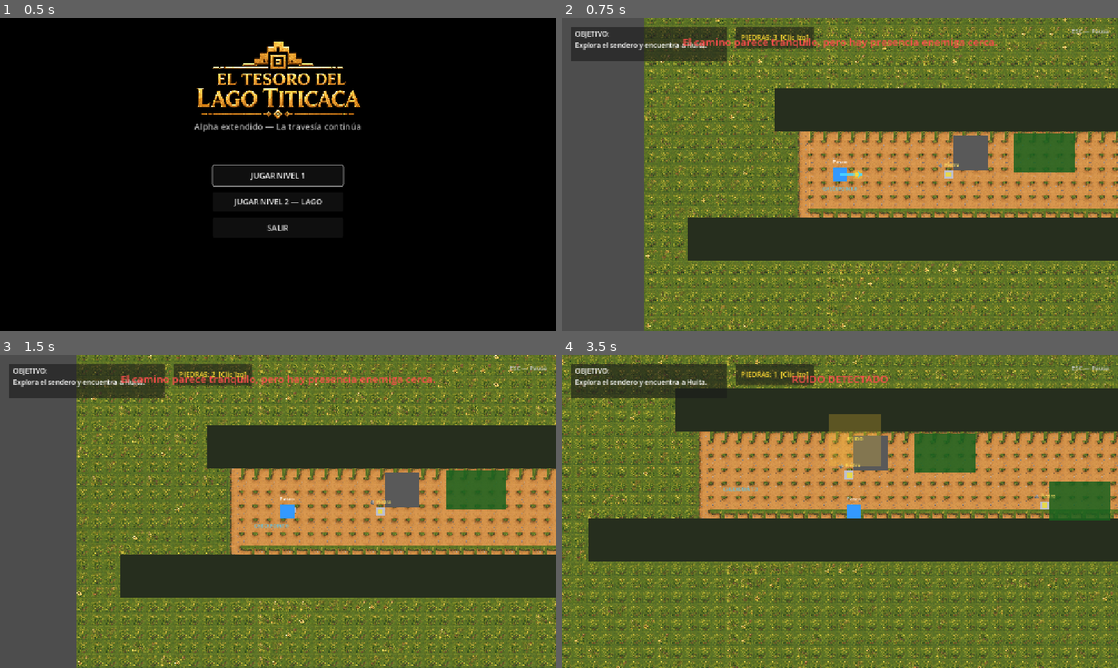
Above: before the commit, frames 1-4 (two rows, left to right).
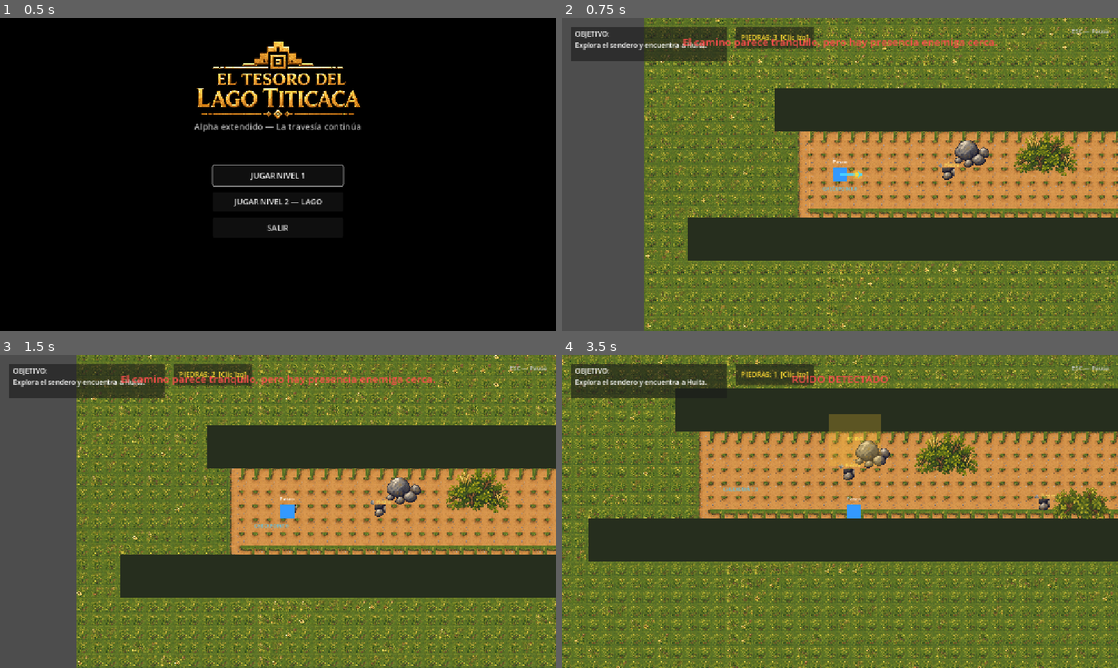
Above: after the commit, the same moments.

Repository: JHAMILCALI/El-tesoro-del-lago-titicaca-Game
Game: Godot game, scene res://scenes/main/MainMenu.tscn
The game is run twice, just before and just after one commit, with the same random seed, the same clock (stepped at 60 frames per second) and the same inputs. Video files are missing from this copy of the repository; at most half a second of black plays in their place. Sound files missing from this copy of the repository are replaced by a short silence.
Inputs (mouse positions are in pixels of both pictures, inside the frame that each line leads up to):
- Up to frame 1 (0.5 s): no input
- Up to frame 2 (0.75 s): click "JUGAR NIVEL 1" at 0.5 s
- Up to frame 3 (1.5 s): tap Enter (ui_accept) at 1.25 s; move the mouse to (400, 495) at 1.27 s; hold D (move_right) from 1.28 s (still down); hold E (interact) from 1.28 s (still down); click (400, 495) at 1.42 s
- Up to frame 4 (3.5 s): tap Enter (ui_accept) at 1.52, 2.27 s; move the mouse to (728, 527) at 2.02 s; release D (move_right) at 2.03 s; release E (interact) at 2.03 s; hold S (move_down) 2.03-2.78 s; tap Shift (run) at 2.1 s; move the mouse to (895, 442) at 2.77 s; press the mouse at (895, 442) at 2.78 s; hold D (move_right) from 2.78 s (still down)

Frame 1 is identical in both runs. In frame 2, 2.0% of the frame differs, in the area x 68-93%, y 36-52%; in frame 3, 1.9%; in frame 4, 3.3%, in the area x 50-99%, y 25-53%.

Commit message:
Add texture import configuration for "piedra 2" tile
- Created a new import file for the "piedra 2.png" texture.
- Configured texture compression settings and metadata.
- Set up dependencies for source and destination files.

Diff:
--- a/scenes/levels/Level01_Convoy.tscn
+++ b/scenes/levels/Level01_Convoy.tscn
@@ -9,6 +9,10 @@
 [ext_resource type="PackedScene" path="res://scenes/levels/HouseInterior.tscn" id="7_house"]
 [ext_resource type="PackedScene" path="res://scenes/objects/PickableStone.tscn" id="8_stone_pickup"]
 [ext_resource type="PackedScene" path="res://scenes/levels/Level01TerrainVisual.tscn" id="9_terrain_visual"]
+[ext_resource type="Texture2D" path="res://assets/tiles/piedra 1.png" id="10_rocks"]
+[ext_resource type="Texture2D" path="res://assets/tiles/piedra 2.png" id="11_rock_barrier"]
+[ext_resource type="Texture2D" path="res://assets/tiles/arbusto 1.png" id="12_bushes_01"]
+[ext_resource type="Texture2D" path="res://assets/tiles/arbusto 2.png" id="13_bushes_02"]
 
 [sub_resource type="RectangleShape2D" id="RectangleShape2D_top_wall_left"]
 size = Vector2(1500, 100)
@@ -33,6 +37,46 @@
 
 [sub_resource type="RectangleShape2D" id="RectangleShape2D_hide_zone"]
 size = Vector2(140, 90)
+
+[sub_resource type="AtlasTexture" id="AtlasTexture_rock_01"]
+atlas = ExtResource("10_rocks")
+region = Rect2(0, 0, 543, 724)
+
+[sub_resource type="AtlasTexture" id="AtlasTexture_rock_02"]
+atlas = ExtResource("10_rocks")
+region = Rect2(543, 0, 543, 724)
+
+[sub_resource type="AtlasTexture" id="AtlasTexture_rock_03"]
+atlas = ExtResource("10_rocks")
+region = Rect2(1086, 0, 543, 724)
+
+[sub_resource type="AtlasTexture" id="AtlasTexture_rock_04"]
+atlas = ExtResource("10_rocks")
+region = Rect2(1629, 0, 543, 724)
+
+[sub_resource type="AtlasTexture" id="AtlasTexture_bush_01_a"]
+atlas = ExtResource("12_bushes_01")
+region = Rect2(0, 0, 724, 724)
+
+[sub_resource type="AtlasTexture" id="AtlasTexture_bush_01_b"]
+atlas = ExtResource("12_bushes_01")
+region = Rect2(724, 0, 724, 724)
+
+[sub_resource type="AtlasTexture" id="AtlasTexture_bush_01_c"]
+atlas = ExtResource("12_bushes_01")
+region = Rect2(1448, 0, 724, 724)
+
+[sub_resource type="AtlasTexture" id="AtlasTexture_bush_02_a"]
+atlas = ExtResource("13_bushes_02")
+region = Rect2(0, 0, 724, 724)
+
+[sub_resource type="AtlasTexture" id="AtlasTexture_bush_02_b"]
+atlas = ExtResource("13_bushes_02")
+region = Rect2(724, 0, 724, 724)
+
+[sub_resource type="AtlasTexture" id="AtlasTexture_bush_02_c"]
+atlas = ExtResource("13_bushes_02")
+region = Rect2(1448, 0, 724, 724)
 
 [node name="Level01_Convoy" type="Node2D" unique_id=902698703]
 script = ExtResource("1_level")
@@ -188,7 +232,13 @@
 [node name="CollisionShape2D" type="CollisionShape2D" parent="Boundaries/RockBarrierNorth" unique_id=2095661933]
 shape = SubResource("RectangleShape2D_north_gate")
 
+[node name="RockSprite" type="Sprite2D" parent="Boundaries/RockBarrierNorth"]
+texture_filter = 1
+texture = ExtResource("11_rock_barrier")
+scale = Vector2(0.13, 0.13)
+
 [node name="ColorRect" type="ColorRect" parent="Boundaries/RockBarrierNorth" unique_id=1310333076]
+visible = false
 offset_left = -110.0
 offset_top = -55.0
 offset_right = 110.0
@@ -211,7 +261,13 @@
 [node name="CollisionShape2D" type="CollisionShape2D" parent="Boundaries/ObstacleRock1" unique_id=850729798]
 shape = SubResource("RectangleShape2D_obstacle")
 
+[node name="RockSprite" type="Sprite2D" parent="Boundaries/ObstacleRock1"]
+texture_filter = 1
+texture = SubResource("AtlasTexture_rock_01")
+scale = Vector2(0.18, 0.18)
+
 [node name="ColorRect" type="ColorRect" parent="Boundaries/ObstacleRock1" unique_id=1101123631]
+visible = false
 offset_left = -40.0
 offset_top = -40.0
 offset_right = 40.0
@@ -224,7 +280,13 @@
 [node name="CollisionShape2D" type="CollisionShape2D" parent="Boundaries/ObstacleRock2" unique_id=1383854007]
 shape = SubResource("RectangleShape2D_obstacle")
 
+[node name="RockSprite" type="Sprite2D" parent="Boundaries/ObstacleRock2"]
+texture_filter = 1
+texture = SubResource("AtlasTexture_rock_02")
+scale = Vector2(0.18, 0.18)
+
 [node name="ColorRect" type="ColorRect" parent="Boundaries/ObstacleRock2" unique_id=1813846758]
+visible = false
 offset_left = -40.0
 offset_top = -40.0
 offset_right = 40.0
@@ -237,7 +299,13 @@
 [node name="CollisionShape2D" type="CollisionShape2D" parent="Boundaries/ObstacleRock3" unique_id=53212740]
 shape = SubResource("RectangleShape2D_obstacle")
 
+[node name="RockSprite" type="Sprite2D" parent="Boundaries/ObstacleRock3"]
+texture_filter = 1
+texture = SubResource("AtlasTexture_rock_03")
+scale = Vector2(0.18, 0.18)
+
 [node name="ColorRect" type="ColorRect" parent="Boundaries/ObstacleRock3" unique_id=1975693581]
+visible = false
 offset_left = -40.0
 offset_top = -40.0
 offset_right = 40.0
@@ -250,7 +318,13 @@
 [node name="CollisionShape2D" type="CollisionShape2D" parent="Boundaries/ObstacleRock4" unique_id=20301391]
 shape = SubResource("RectangleShape2D_obstacle")
 
+[node name="RockSprite" type="Sprite2D" parent="Boundaries/ObstacleRock4"]
+texture_filter = 1
+texture = SubResource("AtlasTexture_rock_04")
+scale = Vector2(0.18, 0.18)
+
 [node name="ColorRect" type="ColorRect" parent="Boundaries/ObstacleRock4" unique_id=2029109873]
+visible = false
 offset_left = -40.0
 offset_top = -40.0
 offset_right = 40.0
@@ -355,7 +429,14 @@
 [node name="CollisionShape2D" type="CollisionShape2D" parent="Areas/HideZone1" unique_id=1331386588]
 shape = SubResource("RectangleShape2D_hide_zone")
 
+[node name="BushSprite" type="Sprite2D" parent="Areas/HideZone1"]
+z_index = 11
+texture_filter = 1
+texture = SubResource("AtlasTexture_bush_01_a")
+scale = Vector2(0.22, 0.22)
+
 [node name="ColorRect" type="ColorRect" parent="Areas/HideZone1" unique_id=232089446]
+visible = false
 offset_left = -70.0
 offset_top = -45.0
 offset_right = 70.0
@@ -370,7 +451,14 @@
 [node name="CollisionShape2D" type="CollisionShape2D" parent="Areas/HideZone2" unique_id=308801563]
 shape = SubResource("RectangleShape2D_hide_zone")
 
+[node name="BushSprite" type="Sprite2D" parent="Areas/HideZone2"]
+z_index = 11
+texture_filter = 1
+texture = SubResource("AtlasTexture_bush_02_a")
+scale = Vector2(0.22, 0.22)
+
 [node name="ColorRect" type="ColorRect" parent="Areas/HideZone2" unique_id=1904607162]
+visible = false
 offset_left = -70.0
 offset_top = -45.0
 offset_right = 70.0
@@ -385,7 +473,14 @@
 [node name="CollisionShape2D" type="CollisionShape2D" parent="Areas/HideZone3" unique_id=384640596]
 shape = SubResource("RectangleShape2D_hide_zone")
 
+[node name="BushSprite" type="Sprite2D" parent="Areas/HideZone3"]
+z_index = 11
+texture_filter = 1
+texture = SubResource("AtlasTexture_bush_01_b")
+scale = Vector2(0.22, 0.22)
+
 [node name="ColorRect" type="ColorRect" parent="Areas/HideZone3" unique_id=376465000]
+visible = false
 offset_left = -70.0
 offset_top = -45.0
 offset_right = 70.0
@@ -400,7 +495,14 @@
 [node name="CollisionShape2D" type="CollisionShape2D" parent="Areas/HideZone4" unique_id=332504192]
 shape = SubResource("RectangleShape2D_hide_zone")
 
+[node name="BushSprite" type="Sprite2D" parent="Areas/HideZone4"]
+z_index = 11
+texture_filter = 1
+texture = SubResource("AtlasTexture_bush_02_b")
+scale = Vector2(0.22, 0.22)
+
 [node name="ColorRect" type="ColorRect" parent="Areas/HideZone4" unique_id=499005070]
+visible = false
 offset_left = -70.0
 offset_top = -45.0
 offset_right = 70.0
@@ -415,7 +517,14 @@
 [node name="CollisionShape2D" type="CollisionShape2D" parent="Areas/HideZone5" unique_id=1179997929]
 shape = SubResource("RectangleShape2D_hide_zone")
 
+[node name="BushSprite" type="Sprite2D" parent="Areas/HideZone5"]
+z_index = 11
+texture_filter = 1
+texture = SubResource("AtlasTexture_bush_01_c")
+scale = Vector2(0.22, 0.22)
+
 [node name="ColorRect" type="ColorRect" parent="Areas/HideZone5" unique_id=1569753765]
+visible = false
 offset_left = -70.0
 offset_top = -45.0
 offset_right = 70.0
@@ -430,7 +539,14 @@
 [node name="CollisionShape2D" type="CollisionShape2D" parent="Areas/HideZone6" unique_id=534375610]
 shape = SubResource("RectangleShape2D_hide_zone")
 
+[node name="BushSprite" type="Sprite2D" parent="Areas/HideZone6"]
+z_index = 11
+texture_filter = 1
+texture = SubResource("AtlasTexture_bush_02_c")
+scale = Vector2(0.22, 0.22)
+
 [node name="ColorRect" type="ColorRect" parent="Areas/HideZone6" unique_id=38763209]
+visible = false
 offset_left = -70.0
 offset_top = -45.0
 offset_right = 70.0
@@ -445,7 +561,14 @@
 [node name="CollisionShape2D" type="CollisionShape2D" parent="Areas/HideZoneNorth1" unique_id=2014134283]
 shape = SubResource("RectangleShape2D_hide_zone")
 
+[node name="BushSprite" type="Sprite2D" parent="Areas/HideZoneNorth1"]
+z_index = 11
+texture_filter = 1
+texture = SubResource("AtlasTexture_bush_02_b")
+scale = Vector2(0.22, 0.22)
+
 [node name="ColorRect" type="ColorRect" parent="Areas/HideZoneNorth1" unique_id=1466034923]
+visible = false
 offset_left = -70.0
 offset_top = -45.0
 offset_right = 70.0
@@ -460,7 +583,14 @@
 [node name="CollisionShape2D" type="CollisionShape2D" parent="Areas/HideZoneNorth2" unique_id=405835210]
 shape = SubResource("RectangleShape2D_hide_zone")
 
+[node name="BushSprite" type="Sprite2D" parent="Areas/HideZoneNorth2"]
+z_index = 11
+texture_filter = 1
+texture = SubResource("AtlasTexture_bush_01_a")
+scale = Vector2(0.22, 0.22)
+
 [node name="ColorRect" type="ColorRect" parent="Areas/HideZoneNorth2" unique_id=429662969]
+visible = false
 offset_left = -70.0
 offset_top = -45.0
 offset_right = 70.0
@@ -475,7 +605,14 @@
 [node name="CollisionShape2D" type="CollisionShape2D" parent="Areas/HideZoneNorth3" unique_id=1900655565]
 shape = SubResource("RectangleShape2D_hide_zone")
 
+[node name="BushSprite" type="Sprite2D" parent="Areas/HideZoneNorth3"]
+z_index = 11
+texture_filter = 1
+texture = SubResource("AtlasTexture_bush_02_c")
+scale = Vector2(0.22, 0.22)
+
 [node name="ColorRect" type="ColorRect" parent="Areas/HideZoneNorth3" unique_id=1771429623]
+visible = false
 offset_left = -70.0
 offset_top = -45.0
 offset_right = 70.0
--- a/scenes/objects/PickableStone.tscn
+++ b/scenes/objects/PickableStone.tscn
@@ -1,9 +1,14 @@
-[gd_scene load_steps=3 format=3]
+[gd_scene load_steps=5 format=3]
 
 [ext_resource type="Script" path="res://scripts/pickable_stone.gd" id="1_pickable"]
+[ext_resource type="Texture2D" path="res://assets/tiles/piedra 1.png" id="2_stones"]
 
 [sub_resource type="CircleShape2D" id="CircleShape2D_stone_pickup"]
 radius = 28.0
+
+[sub_resource type="AtlasTexture" id="AtlasTexture_pickable_stone"]
+atlas = ExtResource("2_stones")
+region = Rect2(190, 410, 140, 150)
 
 [node name="PickableStone" type="Area2D"]
 collision_layer = 16
@@ -13,7 +18,13 @@
 [node name="CollisionShape2D" type="CollisionShape2D" parent="."]
 shape = SubResource("CircleShape2D_stone_pickup")
 
+[node name="StoneSprite" type="Sprite2D" parent="."]
+texture_filter = 1
+texture = SubResource("AtlasTexture_pickable_stone")
+scale = Vector2(0.19, 0.19)
+
 [node name="VisualRect" type="ColorRect" parent="."]
+visible = false
 offset_left = -10.0
 offset_top = -10.0
 offset_right = 10.0
@@ -21,6 +32,7 @@
 color = Color(0.75, 0.75, 0.8, 1)
 
 [node name="VisualBorder" type="ColorRect" parent="."]
+visible = false
 offset_left = -6.0
 offset_top = -6.0
 offset_right = 6.0
--- a/scenes/objects/Stone.tscn
+++ b/scenes/objects/Stone.tscn
@@ -1,11 +1,22 @@
-[gd_scene load_steps=2 format=3]
+[gd_scene load_steps=4 format=3]
 
 [ext_resource type="Script" path="res://scripts/stone.gd" id="1_stone"]
+[ext_resource type="Texture2D" path="res://assets/tiles/piedra 1.png" id="2_stones"]
+
+[sub_resource type="AtlasTexture" id="AtlasTexture_thrown_stone"]
+atlas = ExtResource("2_stones")
+region = Rect2(190, 410, 140, 150)
 
 [node name="Stone" type="Node2D"]
 script = ExtResource("1_stone")
 
+[node name="StoneSprite" type="Sprite2D" parent="."]
+texture_filter = 1
+texture = SubResource("AtlasTexture_thrown_stone")
+scale = Vector2(0.14, 0.14)
+
 [node name="ColorRect" type="ColorRect" parent="."]
+visible = false
 offset_left = -6.0
 offset_top = -6.0
 offset_right = 6.0
@@ -13,6 +24,7 @@
 color = Color(0.7, 0.7, 0.75, 1)
 
 [node name="Shadow" type="ColorRect" parent="."]
+visible = false
 offset_left = -5.0
 offset_top = 6.0
 offset_right = 5.0
Binary file added: assets/tiles/arbusto 1.png
Not shown, added: assets/tiles/arbusto 1.png.import
Binary file added: assets/tiles/arbusto 2.png
Not shown, added: assets/tiles/arbusto 2.png.import
Binary file added: assets/tiles/piedra 1.png
Not shown, added: assets/tiles/piedra 1.png.import
Binary file added: assets/tiles/piedra 2.png
Not shown, added: assets/tiles/piedra 2.png.import
